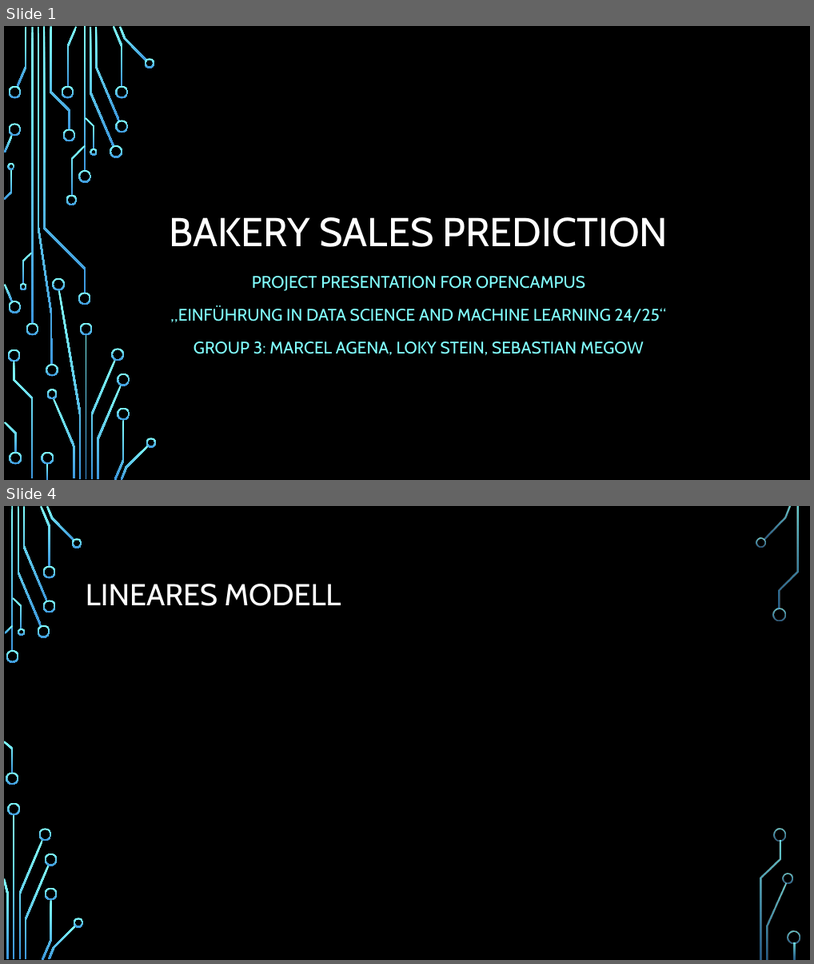
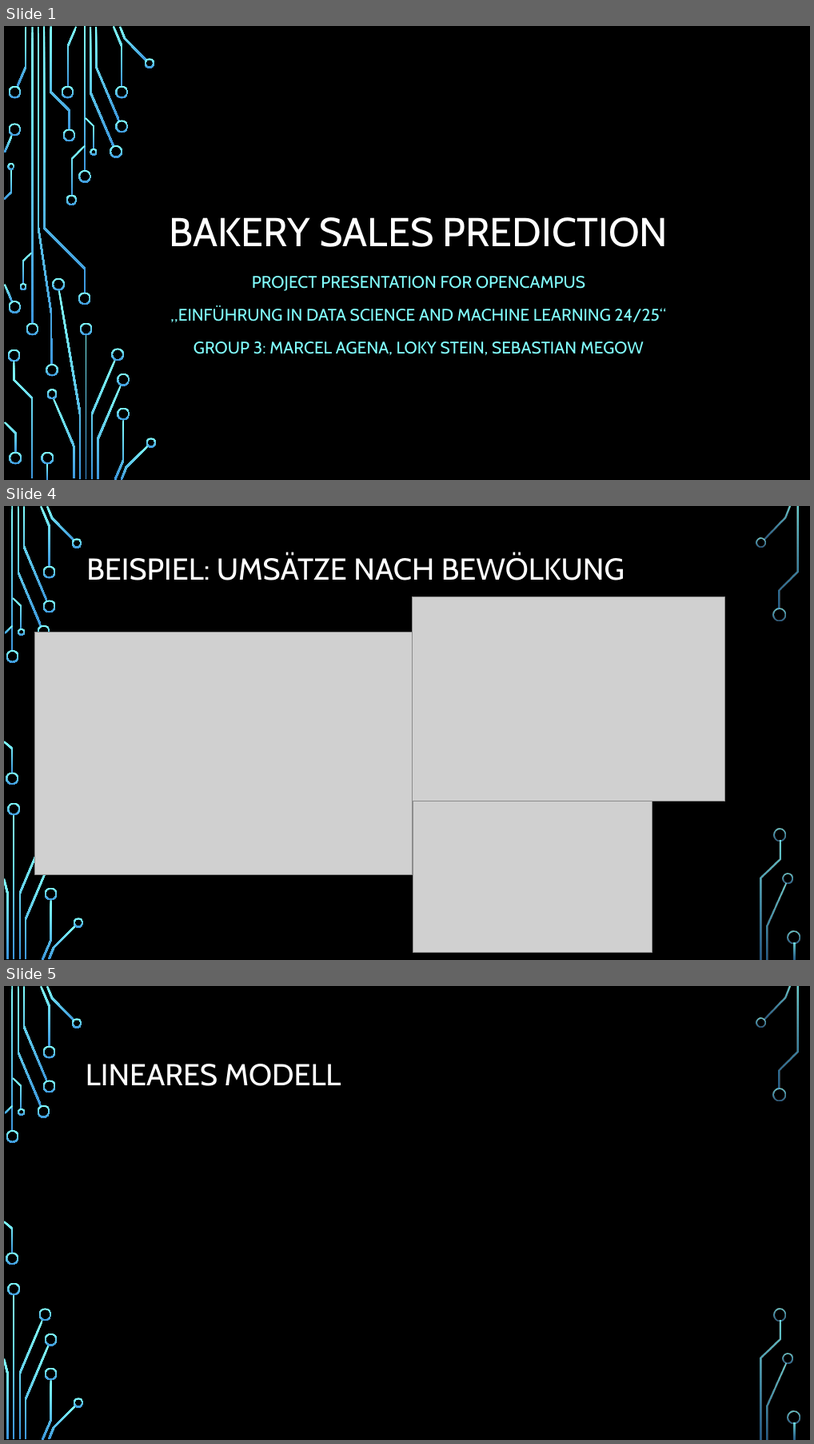
Before and after one commit to Marcel-Ag/Team_Raum-3_BakerySalesPredictions, a slide deck: 4_Presentation/Präsentation_Raum3.pptx. Shown one above the other, each under a label of ours: slides 1 and 4 before the commit, slides 1, 4 and 5 after it; the slides between them are not shown. The pictures are 814x964 and 814x1444 pixels, drawn with LibreOffice and Linux fonts; fonts in the diff are those of the drawing; grey boxes stand for pictures; background and template pictures are left out. Boxes give left, top, right and bottom in pixels: in the first picture for what was removed or moved away, otherwise in the second. Text is boxed around its words. In the diff, an @@ line names an element or a change of style, - is before the commit and + after.

Commit message:
Added draft slides presentation

```diff
--- a/4_Presentation/Präsentation_Raum3.pptx
+++ b/4_Presentation/Präsentation_Raum3.pptx
@@ slide 4 added at <box>4,506,810,960</box>, background picture (left out); not listed: 34 template elements that a slide beside it also shows @@
@@ title added at <box>86,554,625,580</box>, 36 pt, text #FFFFFF @@
+BEISPIEL: UMSÄTZE NACH BEWÖLKUNG
@@ picture added at <box>412,596,726,800</box> @@
@@ picture added at <box>35,632,412,875</box> @@
@@ picture added at <box>414,800,653,952</box> @@
@@ what was slide 4 is now slide 5 @@
```
Also in this commit, not shown: 1 slide changed, 1 other slide added, 1 slide removed.
